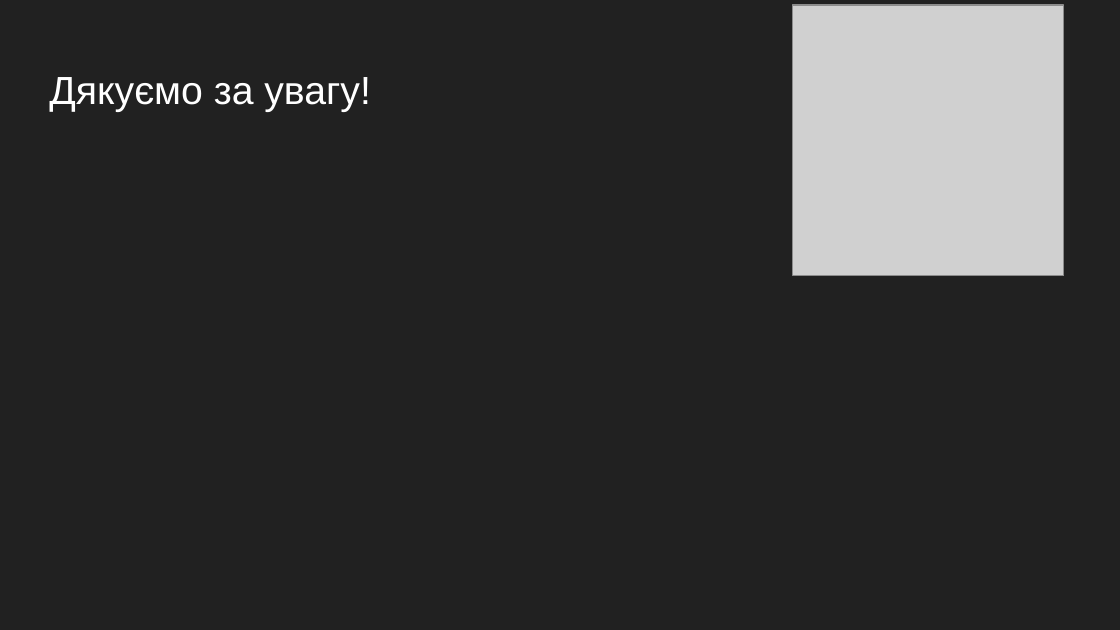
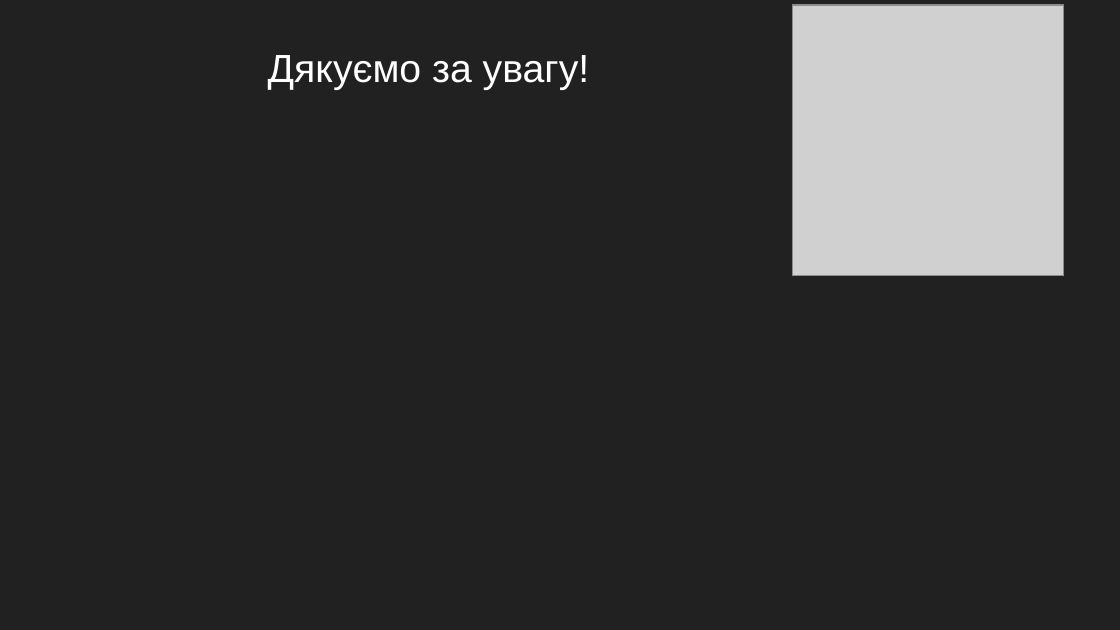
Before and after one commit to witalikh/JustAnotherMessagingApp, a slide deck: slide 14 of Documents/Just Another Messaging App.pptx (slide 6 before the commit). Drawn at 1120x630 pixels with LibreOffice and Linux fonts; fonts in the diff are those of the drawing; grey boxes stand for pictures. Boxes give left, top, right and bottom in pixels: in the first picture for what was removed or moved away, otherwise in the second. Text is boxed around its words. In the diff, an @@ line names an element or a change of style, - is before the commit and + after.

```diff
--- a/Documents/Just Another Messaging App.pptx
+++ b/Documents/Just Another Messaging App.pptx
@@ title "Дякуємо за увагу!": place and size @@
-title "Дякуємо за увагу!" at [49, 77, 370, 112]
+title "Дякуємо за увагу!" at [268, 55, 589, 90]
```
Also in this commit, not shown: 2 other slides changed, 8 slides added.
